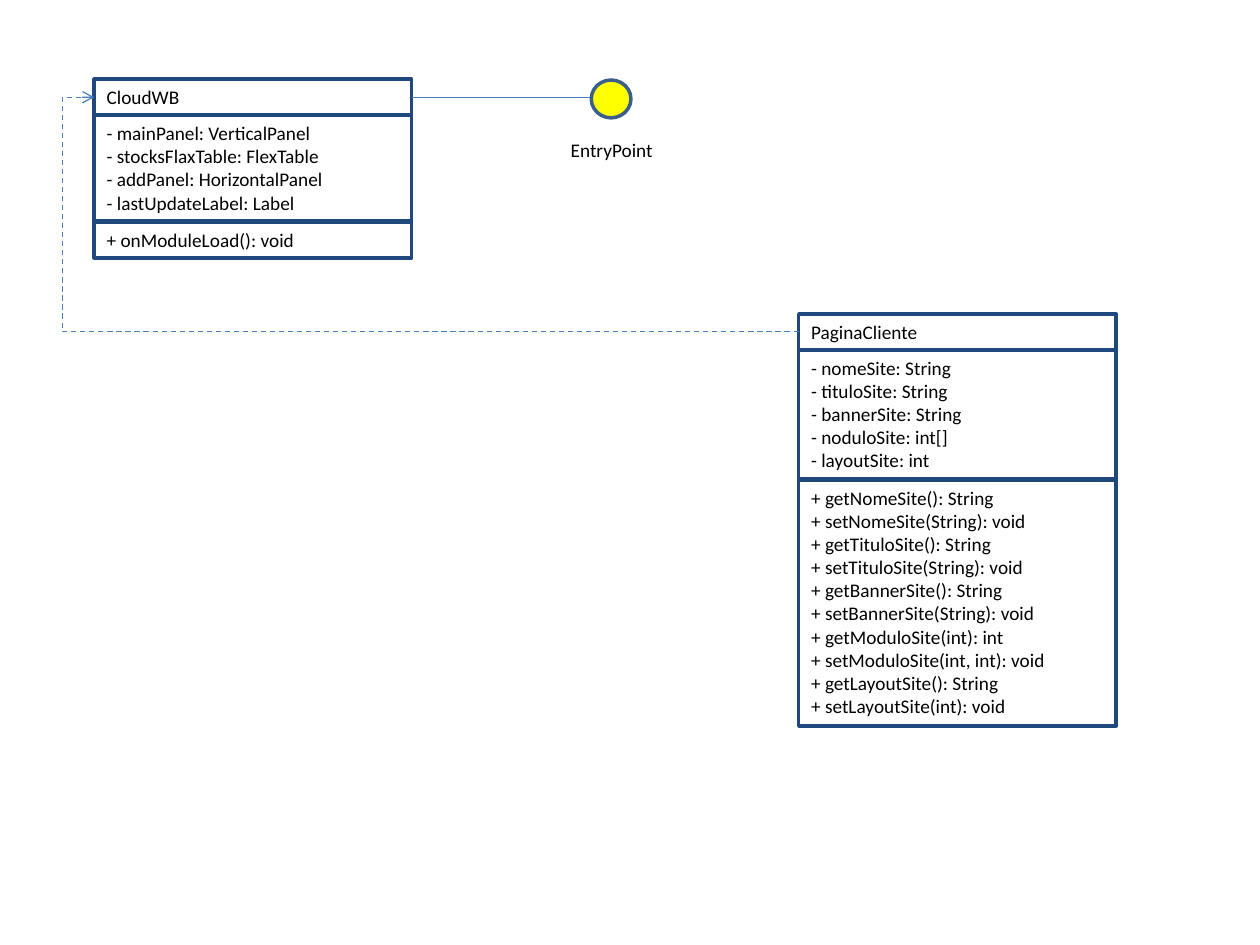
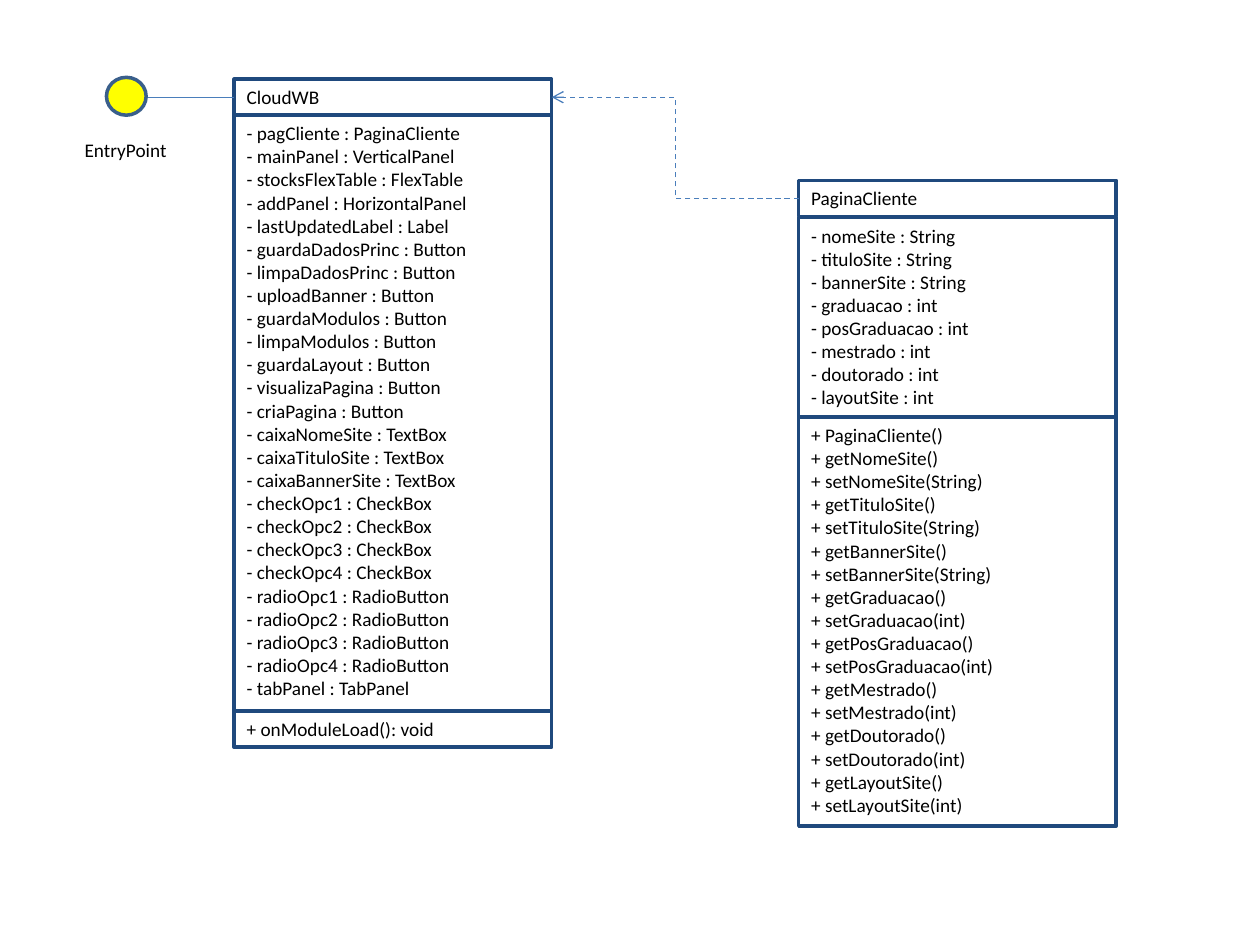
Before and after one commit to ms-uerj/cloudcw, a slide deck: slide 1 of Documentos/DiagramaClasses.pptx. Drawn at 1260x945 pixels with LibreOffice and Linux fonts; fonts in the diff are those of the drawing. Boxes give left, top, right and bottom in pixels: in the first picture for what was removed or moved away, otherwise in the second. Text is boxed around its words. In the diff, an @@ line names an element or a change of style, - is before the commit and + after.

Commit message:
Novo diagrama de classe (Pronto para apresentação)

```diff
--- a/Documentos/DiagramaClasses.pptx
+++ b/Documentos/DiagramaClasses.pptx
@@ ellipse: place and size @@
-ellipse at <box>591,81,630,118</box>
+ellipse at <box>107,77,146,115</box>
@@ rectangle "CloudWB": place and size @@
-rectangle "CloudWB" at <box>94,79,412,116</box>
+rectangle "CloudWB" at <box>234,79,552,116</box>
@@ line moved from (412, 97) - (591, 97) to (146, 97) - (234, 97) @@
@@ rectangle "- pagCliente : PaginaCliente": place and size @@
-rectangle "- pagCliente : PaginaCliente" at <box>94,116,412,222</box>
+rectangle "- pagCliente : PaginaCliente" at <box>234,116,552,712</box>
@@ elbow arrow moved from (799, 331) - (94, 97) to (799, 198) - (552, 97) @@
@@ text "EntryPoint": place and size @@
-text "EntryPoint" at <box>571,144,653,160</box>
+text "EntryPoint" at <box>85,143,167,160</box>
@@ text in rectangle at <box>257,126,466,695</box>: text changed @@
-- mainPanel: VerticalPanel
-- stocksFlaxTable: FlexTable
-- addPanel: HorizontalPanel
-- lastUpdateLabel: Label
+- pagCliente : PaginaCliente
+- mainPanel : VerticalPanel
+- stocksFlexTable : FlexTable
+- addPanel : HorizontalPanel
+- lastUpdatedLabel : Label
+- guardaDadosPrinc : Button
+- limpaDadosPrinc : Button
+- uploadBanner : Button
+- guardaModulos : Button
+- limpaModulos : Button
+- guardaLayout : Button
+- visualizaPagina : Button
+- criaPagina : Button
+- caixaNomeSite : TextBox
+- caixaTituloSite : TextBox
+- caixaBannerSite : TextBox
+- checkOpc1 : CheckBox
+- checkOpc2 : CheckBox
+- checkOpc3 : CheckBox
+- checkOpc4 : CheckBox
+- radioOpc1 : RadioButton
+- radioOpc2 : RadioButton
+- radioOpc3 : RadioButton
+- radioOpc4 : RadioButton
+- tabPanel : TabPanel
@@ rectangle "PaginaCliente": place and size @@
-rectangle "PaginaCliente" at <box>799,314,1116,350</box>
+rectangle "PaginaCliente" at <box>799,180,1116,217</box>
@@ rectangle "- nomeSite : String": place and size @@
-rectangle "- nomeSite : String" at <box>799,350,1116,480</box>
+rectangle "- nomeSite : String" at <box>799,218,1116,417</box>
@@ text in rectangle at <box>821,229,969,407</box>: text changed @@
-- nomeSite: String
-- tituloSite: String
-- bannerSite: String
-- noduloSite: int[]
-- layoutSite: int
+- nomeSite : String
+- tituloSite : String
+- bannerSite : String
+- graduacao : int
+- posGraduacao : int
+- mestrado : int
+- doutorado : int
+- layoutSite : int
@@ rectangle "+ PaginaCliente()": place and size @@
-rectangle "+ PaginaCliente()" at <box>799,480,1116,726</box>
+rectangle "+ PaginaCliente()" at <box>799,417,1116,827</box>
@@ text in rectangle at <box>825,428,993,815</box>: text changed @@
-+ getNomeSite(): String
-+ setNomeSite(String): void
-+ getTituloSite(): String
-+ setTituloSite(String): void
-+ getBannerSite(): String
-+ setBannerSite(String): void
-+ getModuloSite(int): int
-+ setModuloSite(int, int): void
-+ getLayoutSite(): String
-+ setLayoutSite(int): void
++ PaginaCliente()
++ getNomeSite()
++ setNomeSite(String)
++ getTituloSite()
++ setTituloSite(String)
++ getBannerSite()
++ setBannerSite(String)
++ getGraduacao()
++ setGraduacao(int)
++ getPosGraduacao()
++ setPosGraduacao(int)
++ getMestrado()
++ setMestrado(int)
++ getDoutorado()
++ setDoutorado(int)
++ getLayoutSite()
++ setLayoutSite(int)
@@ rectangle "+ onModuleLoad(): void": place and size @@
-rectangle "+ onModuleLoad(): void" at <box>94,222,412,258</box>
+rectangle "+ onModuleLoad(): void" at <box>234,711,552,747</box>
```
